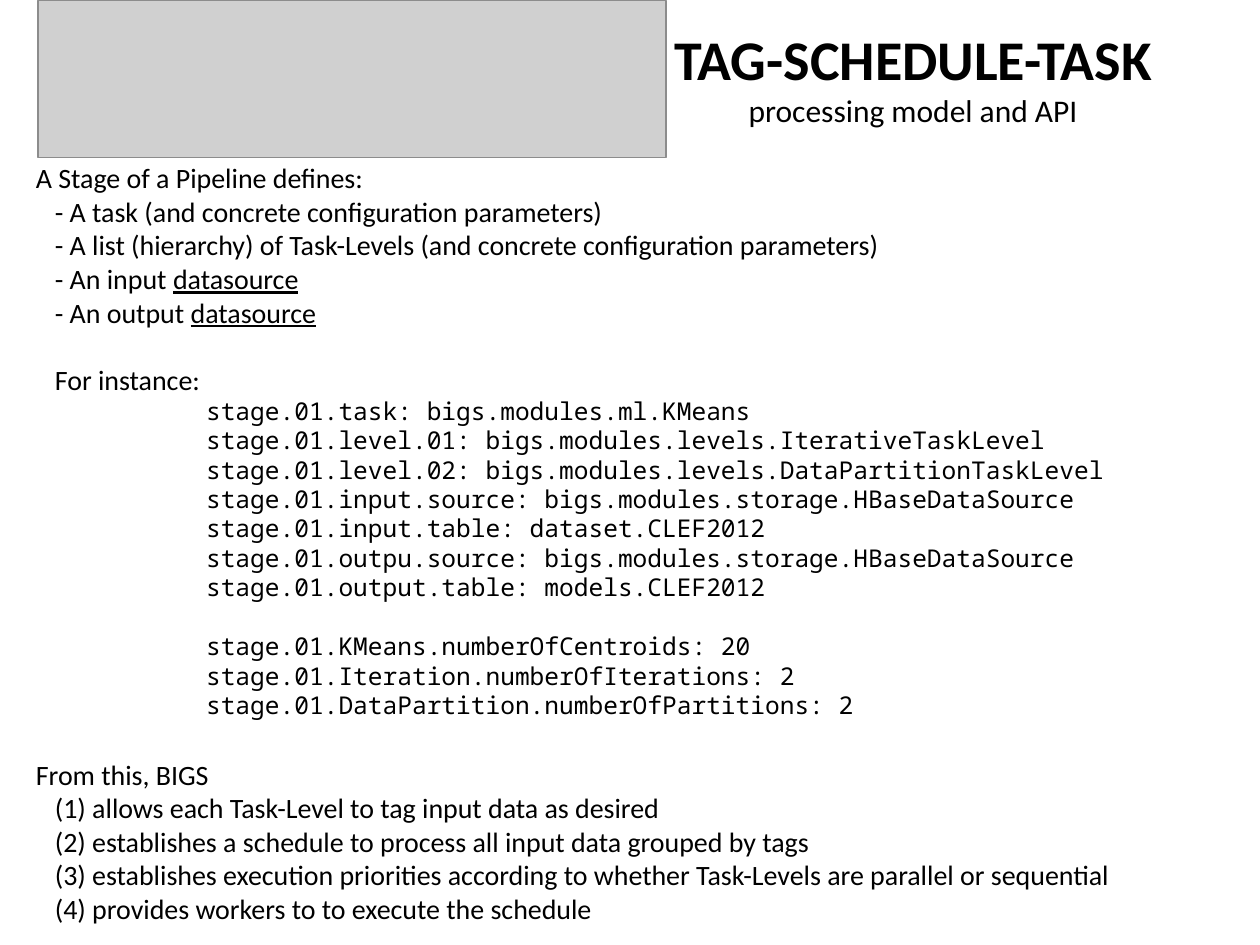
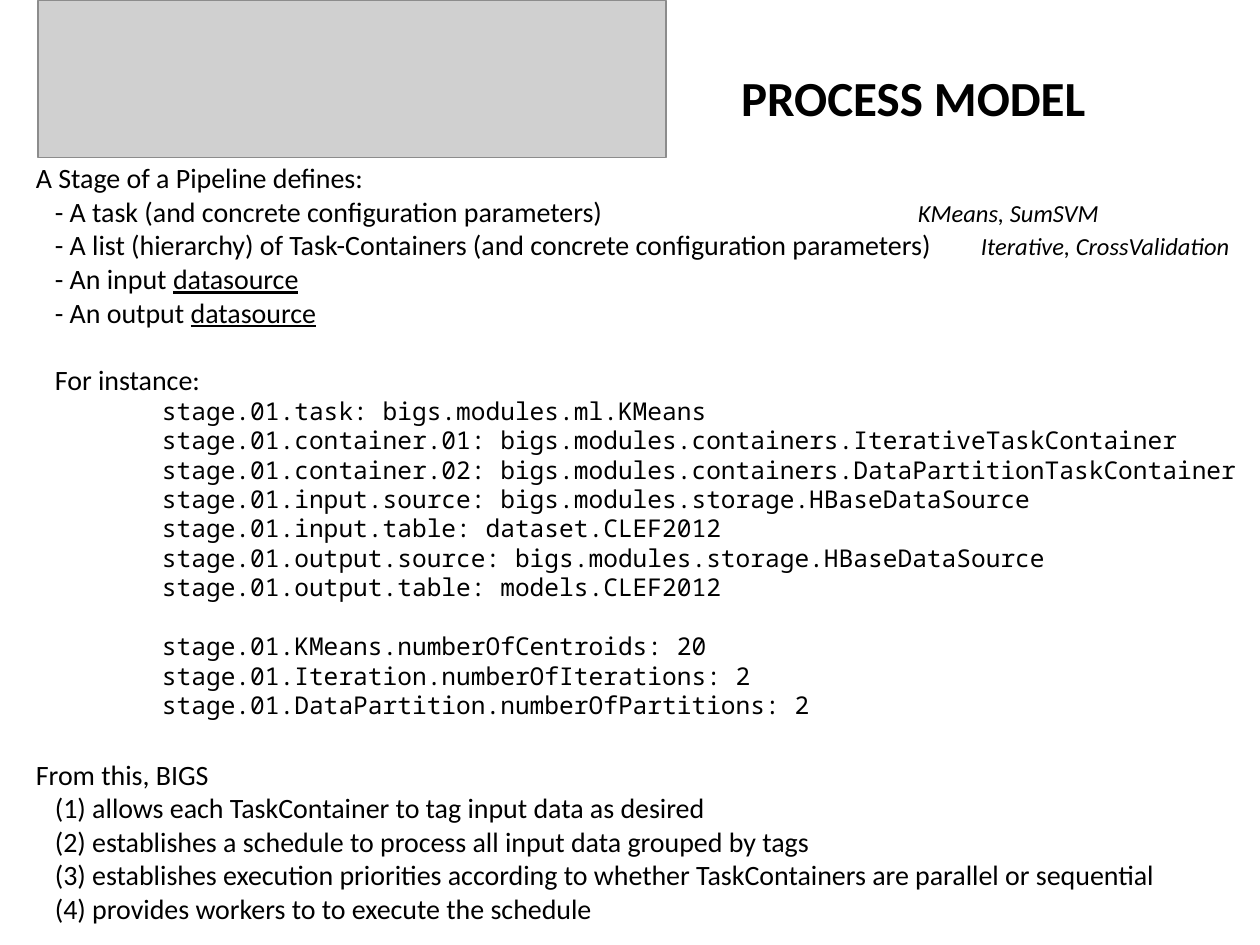
Before and after one commit to 3igs/toolkit, a slide deck: slide 1 of docs/design/TST-api.pptx. Drawn at 1260x945 pixels with LibreOffice and Linux fonts; fonts in the diff are those of the drawing; grey boxes stand for pictures. Boxes give left, top, right and bottom in pixels: in the first picture for what was removed or moved away, otherwise in the second. Text is boxed around its words. In the diff, an @@ line names an element or a change of style, - is before the commit and + after.

```diff
--- a/docs/design/TST-api.pptx
+++ b/docs/design/TST-api.pptx
@@ text removed at (674, 43, 1151, 128) @@
-TAG-SCHEDULE-TASK
-processing model and API
@@ text added at (741, 84, 1085, 117), 28 pt, text #000000, bold @@
+PROCESS MODEL
@@ text at (70, 202, 1230, 260): text changed @@
-- A task (and concrete configuration parameters)
-- A list (hierarchy) of Task-Levels (and concrete configuration parameters)
+- A task (and concrete configuration parameters) KMeans, SumSVM
+- A list (hierarchy) of Task-Containers (and concrete configuration parameters) Iterative, CrossValidation
@@ text at (162, 430, 1236, 485): text changed @@
-    stage.01.level.01: bigs.modules.levels.IterativeTaskLevel
-    stage.01.level.02: bigs.modules.levels.DataPartitionTaskLevel
+    stage.01.container.01: bigs.modules.containers.IterativeTaskContainer
+    stage.01.container.02: bigs.modules.containers.DataPartitionTaskContainer
@@ text at (162, 548, 1045, 573): text changed @@
-    stage.01.outpu.source: bigs.modules.storage.HBaseDataSource
+    stage.01.output.source: bigs.modules.storage.HBaseDataSource
@@ text at (55, 797, 705, 823): text changed @@
-(1) allows each Task-Level to tag input data as desired
+(1) allows each TaskContainer to tag input data as desired
@@ text at (55, 864, 1154, 890): text changed @@
-(3) establishes execution priorities according to whether Task-Levels are parallel or sequential
+(3) establishes execution priorities according to whether TaskContainers are parallel or sequential
```
Also in this commit, not shown: 2 other slides changed, 9 slides added, 1 slide removed.
